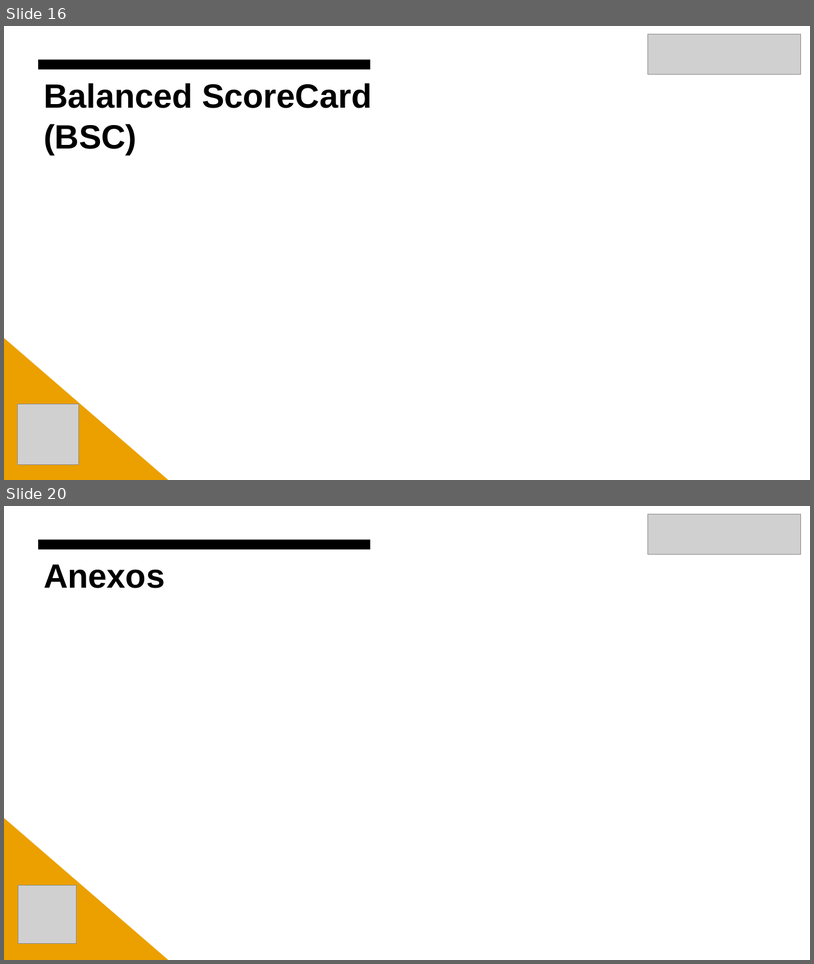
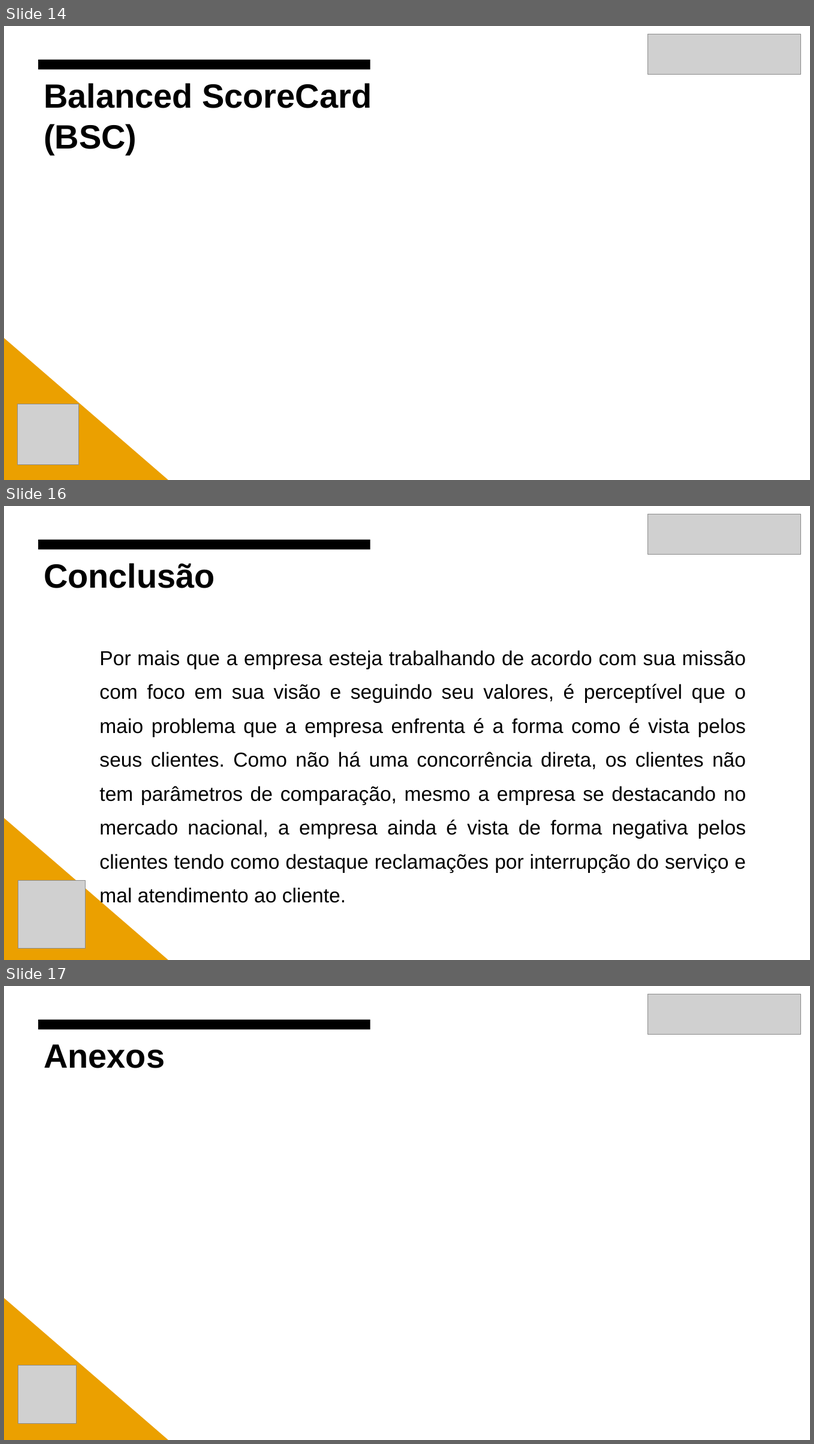
Before and after one commit to Gabriel-Esquilo-Medeiros/Projeto_Integrador_CPFL, a slide deck: Template Final - Apresentacao - Conhecendo o Negócio.pptx. Shown one above the other, each under a label of ours: slides 16 and 20 before the commit, slides 14, 16 and 17 after it; the slides between them are not shown. The pictures are 814x964 and 814x1444 pixels, drawn with LibreOffice and Linux fonts; fonts in the diff are those of the drawing; grey boxes stand for pictures. Boxes give left, top, right and bottom in pixels: in the first picture for what was removed or moved away, otherwise in the second. Text is boxed around its words. In the diff, an @@ line names an element or a change of style, - is before the commit and + after.

```diff
--- a/Template Final - Apresentacao - Conhecendo o Negócio.pptx
+++ b/Template Final - Apresentacao - Conhecendo o Negócio.pptx
@@ slide 16 added at [4, 506, 810, 960], background #FFFFFF; not listed: 1 template element that a slide beside it also shows @@
@@ picture added at [648, 514, 801, 555] @@
@@ title added at [44, 563, 215, 588], 40 pt, text #000000, bold @@
+Conclusão
@@ text added at [99, 650, 746, 906], 24 pt, text #000000 @@
+Por mais que a empresa esteja trabalhando de acordo com sua missão com foco em sua visão e seguindo seu valores, é perceptível que o maio problema que a empresa enfrenta é a forma como é vista pelos seus clientes. Como não há uma concorrência direta, os clientes não tem parâmetros de comparação, mesmo a empresa se destacando no mercado nacional, a empresa ainda é vista de forma negativa pelos clientes tendo como destaque reclamações por interrupção do serviço e mal atendimento ao cliente.
@@ right triangle added at [4, 816, 168, 960], fill #EBA000 @@
@@ picture added at [18, 880, 85, 948] @@
@@ what was slide 16 is now slide 14 @@
@@ what was slide 20 is now slide 17 @@
```
Also in this commit, not shown: 7 slides changed, 3 other slides added, 7 slides removed.
